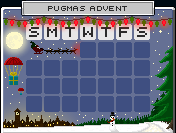
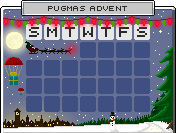
Layer changes from the first 176×133 image to the second:
painted on "top" (1st of 2, in "frame 2") over [0, 6, 176, 33]
hid "top" (2nd of 2, in "frame 1"), painted on it over [3, 13, 173, 33]
painted on "sketch" over [23, 40, 84, 58]
removed layer "Layer 1" (2nd of 2) over [0, 0, 176, 58]
